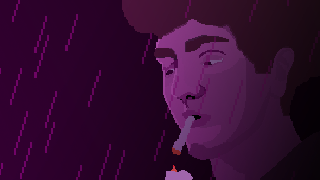
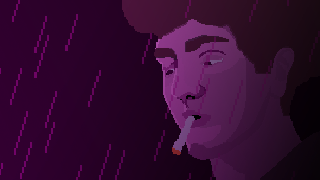
Two versions of the same layered image (320px x 180px). Layer-by-layer changes:
renamed "lighteranim" to "lighter subanim(0.15,once)", hid the group it (8 layers) over [165, 165, 193, 180]
showed "2" (2nd of 2) over [165, 165, 193, 180]
